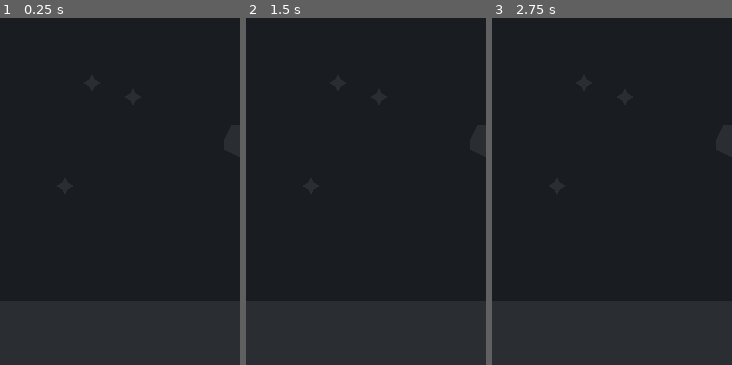
Above: before the commit, frames 1-3 (left to right).
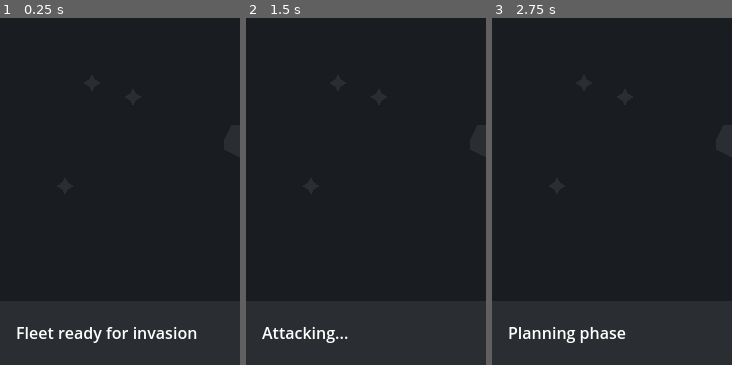
Above: after the commit, the same moments.

Repository: fabiomix/gmtk-2023
Game: Godot game, scene res://scenes/Main.tscn
Same seed, same stepped clock (60 frames per second), same inputs: the game is played once before the commit and once after it.
Inputs:
- Up to frame 1 (0.25 s): no input
- Up to frame 2 (1.5 s): click "New game" at 0.5 s; click "New game" at 1.25 s
- Up to frame 3 (2.75 s): click "New game" at 2 s
The pictures show only the part of the screen within x 0-50%, y 50-100%; the shares and areas given below are measured in that part.

The runs differ from the first frame. In frame 1, 1.2% of the frame differs, in the area x 7-83%, y 89-94%; in frame 2, 0.6%; in frame 3, 0.9%.

Commit message:
show game phase

Diff:
--- a/scenes/Hud.tscn
+++ b/scenes/Hud.tscn
@@ -20,3 +20,12 @@
 offset_right = 480.0
 offset_bottom = 720.0
 color = Color(0.164706, 0.176471, 0.192157, 1)
+
+[node name="LabelPhase" type="Label" parent="."]
+layout_mode = 0
+offset_left = 16.0
+offset_top = 672.0
+offset_right = 240.0
+offset_bottom = 704.0
+text = "Fleet ready for invasion"
+vertical_alignment = 1
--- a/scripts/Main.gd
+++ b/scripts/Main.gd
@@ -14,6 +14,10 @@
 # Toggle plan/attack phase, which determines
 # whether the user can click on the map
 func _on_button_start_pressed():
-    var is_plan_phase = $GameBoard.is_plan_phase
-    $GameBoard.is_plan_phase = not is_plan_phase
+    var is_plan_phase = not $GameBoard.is_plan_phase
+    if is_plan_phase:
+        $HUD/LabelPhase.text = "Planning phase"
+    else:
+        $HUD/LabelPhase.text = "Attacking..."
     print("is_plan_phase " + str(is_plan_phase))
+    $GameBoard.is_plan_phase = is_plan_phase
